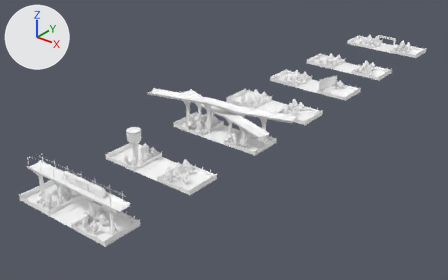
Before and after pictures for a commit that changed the FBX model Assets/AllTextures/New/Maps/MapSet02.fbx.
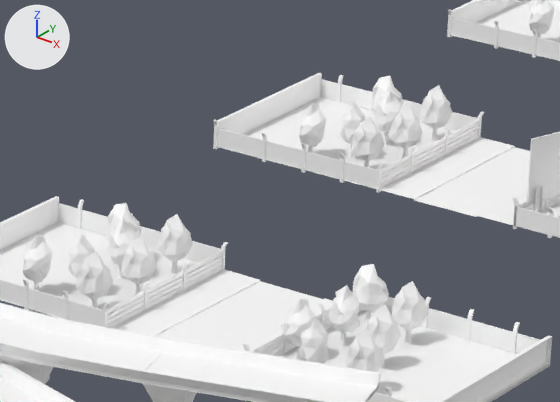
The first picture shows the older version from a 50 mm camera at (30.0, -920.0, 297.0) aimed at (-390.0, -395.0, -28.0). The close-ups show both versions on the part from 53% to 72% of the width and 21% to 43% of the height of that picture; other places that the commit changed are outside them. Arrows for +X, +Y and +Z are at upper left; the lights stay in place. Where no turn or scale is listed for an object, it has been applied to the vertices. Vertices at the same position are counted once.

The first close-up shows 'BR_Map012', 'BR_Map09', 'BR_Map10', 'BR_Map11'.
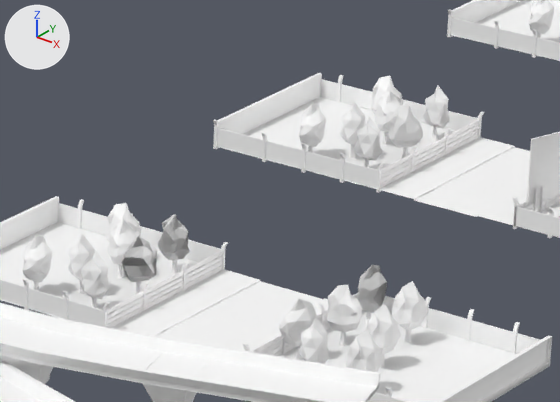
Scene script edits in JSON lines:
```json
{"block": "me_mesh_002", "where": "me_mesh_002.from_pydata(...)  # 986 vertices, 1127 faces; spans x -57.7..57.8, y -40.6..0.7, z -0.6..18.6"}
{"block": "me_mesh_002", "where": "# used by ob_br_map10; location = (-362.5, -216.7, 0.0)"}
{"block": "me_mesh_002", "change": "me_mesh_002 part 1: the loose piece of 42 vertices spanning x -24.4..-18.9, y -24.7..-17.9, z 3.2..12.5 is turned -47.9 degrees about the z axis through its middle"}
{"block": "me_mesh_002", "change": "me_mesh_002 part 2: the loose piece of 42 vertices spanning x -25.7..-20.3, y -10.7..-3.9, z 3.2..12.5 is turned 49 degrees about the z axis through its middle"}
{"block": "me_mesh_002", "change": "me_mesh_002 part 3: the loose piece of 42 vertices spanning x -26.5..-21.1, y -36.2..-29.4, z 3.2..12.5 is turned 54 degrees about the z axis through its middle"}
{"block": "me_mesh_003", "where": "me_mesh_003.from_pydata(...)  # 1231 vertices, 1558 faces; spans x -57.7..57.8, y -40.5..0.8, z -0.6..12.5"}
{"block": "me_mesh_003", "where": "# used by ob_br_map11; location = (-362.5, -312.7, 0.0)"}
{"block": "me_mesh_003", "change": "me_mesh_003 part 4: the loose piece of 42 vertices spanning x 17.2..24.7, y -8.5..-2.0, z 3.2..12.5 is turned -107.4 degrees about the z axis through its middle"}
{"block": "me_mesh_003", "change": "me_mesh_003 part 5: the loose piece of 42 vertices spanning x 19.3..25.9, y -20.5..-13.4, z 3.2..12.5 is turned 52.7 degrees about the z axis through its middle"}
{"block": "me_mesh_003", "change": "me_mesh_003 part 6: the loose piece of 42 vertices spanning x 16.8..22.9, y -31.5..-24.0, z 3.2..12.5 is turned -54.4 degrees about the z axis through its middle"}
{"block": "me_mesh_003", "change": "me_mesh_003 part 7: the loose piece of 42 vertices spanning x -24.4..-18.9, y -24.6..-17.8, z 3.2..12.5 is turned 122.9 degrees about the z axis through its middle"}
{"block": "me_mesh_003", "change": "me_mesh_003 part 8: the loose piece of 42 vertices spanning x -25.7..-20.3, y -10.7..-3.9, z 3.2..12.5 is turned -111 degrees about the z axis through its middle"}
{"block": "me_mesh_003", "change": "me_mesh_003 part 9: the loose piece of 42 vertices spanning x -26.5..-21.1, y -36.1..-29.3, z 3.2..12.5 is turned 40.7 degrees about the z axis through its middle"}
```

Boxes [x1, y1, x2, y2] around the edits, measured in the close-ups (560 x 402 px; the box of a moved part takes in the faces that stretch with it):
```json
{"part": 1, "of": "me_mesh_002", "change": "moved or reshaped", "before": [390, 104, 423, 149], "after": [389, 104, 423, 147]}
{"part": 2, "of": "me_mesh_002", "change": "moved or reshaped", "before": [420, 85, 453, 130], "after": [423, 85, 450, 129]}
{"part": 3, "of": "me_mesh_002", "change": "moved or reshaped", "before": [351, 117, 384, 162], "after": [354, 116, 382, 161]}
{"part": 4, "of": "me_mesh_003", "change": "moved or reshaped", "before": [352, 264, 389, 311], "after": [357, 265, 387, 313]}
{"part": 5, "of": "me_mesh_003", "change": "moved or reshaped", "before": [329, 285, 360, 332], "after": [327, 285, 362, 332]}
{"part": 6, "of": "me_mesh_003", "change": "moved or reshaped", "before": [285, 299, 316, 347], "after": [279, 299, 317, 347]}
{"part": 7, "of": "me_mesh_003", "change": "moved or reshaped", "before": [121, 236, 158, 285], "after": [122, 236, 157, 283]}
{"part": 8, "of": "me_mesh_003", "change": "moved or reshaped", "before": [157, 214, 193, 262], "after": [157, 215, 190, 260]}
{"part": 9, "of": "me_mesh_003", "change": "moved or reshaped", "before": [77, 251, 114, 300], "after": [81, 251, 109, 300]}
```
